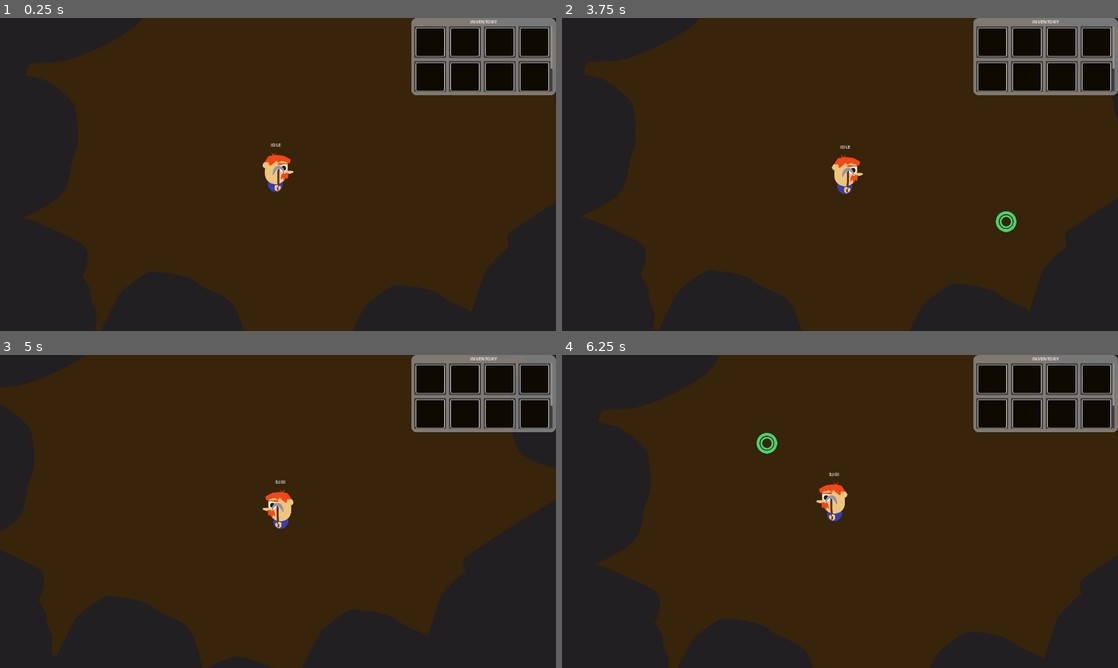
Above: before the commit, frames 1-4 (two rows, left to right).
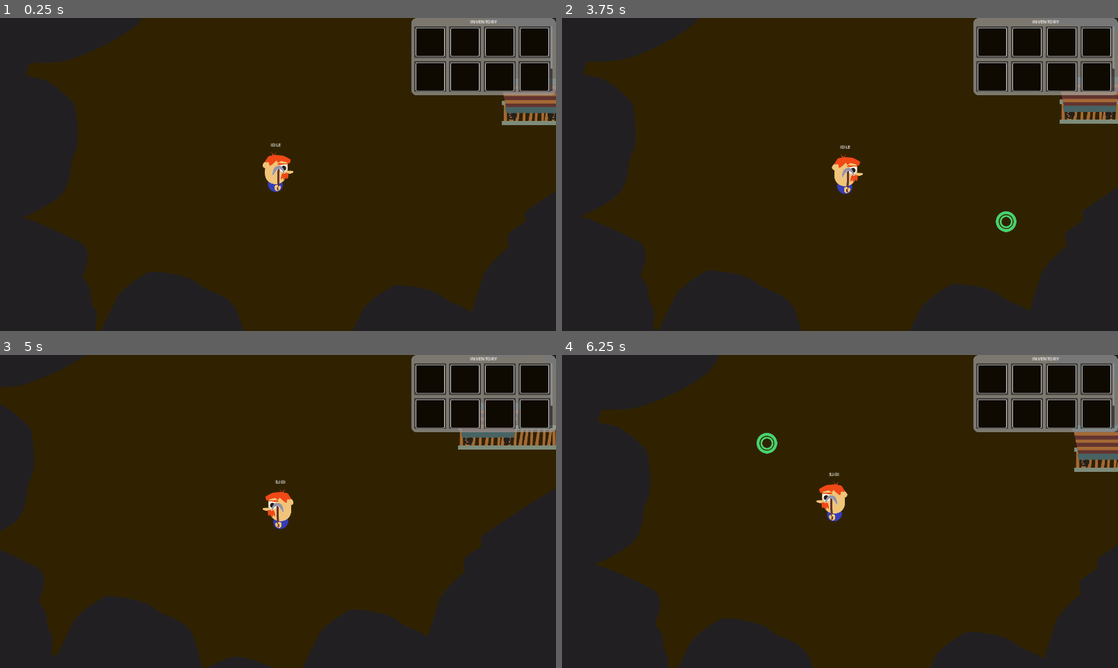
Above: after the commit, the same moments.

Repository: mathew-tran/Excavation
Game: Godot game, scene res://Scene/Hub.tscn
Same seed, same stepped clock (60 frames per second), same inputs: the game is played once before the commit and once after it.
Inputs (mouse positions are in pixels of both pictures, inside the frame that each line leads up to):
- Up to frame 1 (0.25 s): no input
- Up to frame 2 (3.75 s): tap Enter at 0.5, 3.5 s; move the mouse to (962, 158) at 0.52 s; hold H (clear_data) 0.53-1.28 s; tap Space at 1.25 s; move the mouse to (728, 190) at 1.27 s; click (728, 190) at 1.35 s; move the mouse to (895, 105) at 2.02 s; hold Right mouse button (right_click) 2.03-2.78 s; move the mouse to (812, 237) at 2.77 s; tap H (clear_data) at 2.85 s; move the mouse to (1006, 221) at 3.52 s; press the mouse at (1006, 221) at 3.53 s
- Up to frame 3 (5 s): move the mouse to (111, 464) at 4.27 s; release the mouse at (111, 464) at 4.28 s; right-click (111, 464) at 4.35 s
- Up to frame 4 (6.25 s): move the mouse to (867, 511) at 5.02 s; hold H (clear_data) 5.03-5.78 s; tap Space at 5.75 s; move the mouse to (756, 433) at 5.77 s; click (756, 433) at 5.85 s

The runs differ from the first frame. In frame 1, 0.9% of the frame differs, in the area x 90-100%, y 21-35%; in frame 2, 0.9%; in frame 3, 1.2%, in the area x 82-100%, y 17-36%; in frame 4, 0.9%.

Commit message:
add minecart

Diff:
--- a/Art/DwarfExample.svg
+++ b/Art/DwarfExample.svg
@@ -23,9 +23,9 @@
      inkscape:pagecheckerboard="0"
      inkscape:deskcolor="#d1d1d1"
      inkscape:document-units="mm"
-     inkscape:zoom="1.4342733"
-     inkscape:cx="209.86237"
-     inkscape:cy="284.116"
+     inkscape:zoom="0.70710678"
+     inkscape:cx="739.63369"
+     inkscape:cy="-130.81475"
      inkscape:window-width="1920"
      inkscape:window-height="1001"
      inkscape:window-x="-7"
@@ -447,6 +447,25 @@
      inkscape:label="Layer 1"
      inkscape:groupmode="layer"
      id="layer1">
+    <path
+       style="fill:#a46935;stroke-width:0.1;stroke-linecap:round"
+       d="m 173.78585,-25.532291 -0.13229,18.3885411 3.0427,-0.2645833 -0.26458,-17.7270828 z"
+       id="path27"
+       inkscape:export-filename="Blocking\Rail.png"
+       inkscape:export-xdpi="96"
+       inkscape:export-ydpi="96" />
+    <path
+       style="fill:#a46935;stroke-width:0.1;stroke-linecap:round"
+       d="m 178.57614,-24.976337 0.0935,17.1186129 4.02241,-0.093544 -1.77735,-17.7734239 z"
+       id="path30" />
+    <path
+       style="fill:#a46935;stroke-width:0.1;stroke-linecap:round"
+       d="m 186.99513,-25.350514 -3.08696,18.2411448 3.18051,-0.1870888 2.15151,-18.521778 z"
+       id="path31" />
+    <path
+       style="fill:#a46935;stroke-width:0.1;stroke-linecap:round"
+       d="m 191.85942,-25.25697 -1.02899,17.8669676 h 2.43216 l 0.93544,-18.8959556 z"
+       id="path34" />
     <path
        id="path74"
        style="fill:#49d26d;fill-opacity:1;stroke:none;stroke-width:0.4;stroke-linecap:round;stroke-dasharray:none"
@@ -880,5 +899,110 @@
        id="path75"
        style="fill:#49d26d;fill-opacity:1;stroke:none;stroke-width:0.634234;stroke-linecap:round;stroke-dasharray:none"
        d="m 101.59297,92.319484 a 9.3598682,9.3598682 0 0 0 -9.359686,9.359696 9.3598682,9.3598682 0 0 0 9.359686,9.359 …(285 unchanged characters)…
+    <path
+       style="fill:#211f21;stroke-width:0.1;stroke-linecap:round"
+       d="m 243.6646,-131.74585 c 1.5653,-4.17412 12.00061,-24.78387 -3.65236,-32.08859 -15.65297,-7.30472 -44.35009,-22.95769 -60.00306,-22.95769 -15.65297,0 -47.48068,21.91416 -49.04598,26.08828 -1.5653,4.17413 -8.34825,33.39301 -8.34825,39.13243 0,5.73943 5.73942,44.871856 5.73942,44.871856 0,0 42.26303,28.175352 48.00245,28.175352 5.73942,0 74.09074,-5.739424 75.13427,-8.870019 1.04353,-3.130595 7.30472,-41.741259 3.65236,-44.871849 -3.65236,-3.1306 -4.17413,-16.43562 -4.69589,-18.52269 -0.52177,-2.08706 -6.78296,-10.95708 -6.78296,-10.95708 z"
+       id="path21"
+       sodipodi:nodetypes="csssscssssc"
+       inkscape:export-filename="Blocking\Boulder2.png"
+       inkscape:export-xdpi="96"
+       inkscape:export-ydpi="96" />
+    <path
+       style="fill:#211f21;stroke-width:0.1;stroke-linecap:round"
+       d="m 345.93068,-163.83444 c 2.60884,-5.73942 41.2195,-16.6965 44.3501,-17.74003 3.13058,-1.04353 46.95892,8.87002 53.22009,10.43532 6.26118,1.56529 27.13183,19.30533 28.17535,23.47945 1.04354,4.17413 6.26121,32.34948 0,43.82832 -6.26118,11.478843 -1.04352,30.262413 -16.6965,41.741258 -15.65296,11.478847 -41.74125,22.957691 -53.74188,23.479458 -12.0006,0.521766 -48.00243,2.608828 -59.48129,-2.087063 -11.47885,-4.695891 -30.78417,-16.696504 -33.91477,-32.349476 -3.13058,-15.652974 7.30472,-74.612497 10.95708,-75.656027 3.65236,-1.04353 27.13182,-15.13121 27.13182,-15.13121 z"
+       id="path22"
+       sodipodi:nodetypes="csssssssssc"
+       inkscape:export-filename="Blocking\Boulder3.png"
+       inkscape:export-xdpi="96"
+       inkscape:export-ydpi="96" />
+    <path
+       style="fill:#211f21;stroke-width:0.1;stroke-linecap:round"
+       d="m 45.508332,-178.85832 c -10.583333,-6.35 -119.591665,-23.28334 -124.883332,-22.225 -5.291667,1.05833 -28.575,53.975 -26.45833,68.79166 2.11666,14.81667 0,38.099997 19.049997,47.624995 19.05,9.525 64.558333,14.816667 71.966667,14.816667 7.4083324,0 35.983331,10.583333 47.624998,-7.408334 11.641666,-17.991661 43.391661,-59.266658 38.099999,-75.141658 -5.291666,-15.875 -25.399999,-26.45833 -25.399999,-26.45833 z"
+       id="path23"
+       inkscape:export-filename="Blocking\Boulder1.png"
+       inkscape:export-xdpi="96"
+       inkscape:export-ydpi="96" />
+    <path
+       style="fill:#7e8c7a;stroke-width:0.1;stroke-linecap:round"
+       d="m 554.56666,-176.74166 c 0,0 -45.50834,59.26666 -44.45,70.90833 1.05833,11.641665 16.93333,53.974998 21.16666,56.091664 4.23334,2.116667 60.325,33.866666 71.96667,33.866666 11.64167,0 66.675,-20.108333 73.025,-45.508332 6.35,-25.4 12.7,-53.974998 -3.175,-74.083328 -15.875,-20.10833 -33.86667,-39.15833 -43.39167,-42.33333 -9.525,-3.175 -41.275,-5.29167 -45.50833,-5.29167 -4.23333,0 -29.63333,6.35 -29.63333,6.35 z"
+       id="path26"
+       inkscape:export-filename="Blocking\Boulder4.png"
+       inkscape:export-xdpi="96"
+       inkscape:export-ydpi="96" />
+    <path
+       style="fill:#a46935;stroke-width:0.1;stroke-linecap:round"
+       d="m 199.06235,-25.069881 -3.08696,18.2411448 3.18051,-0.1870888 2.15151,-18.521778 z"
+       id="path36" />
+    <path
+       style="fill:#a46935;stroke-width:0.1;stroke-linecap:round"
+       d="m 213.65527,-24.976337 -3.08696,18.2411451 3.18051,-0.1870888 2.15151,-18.5217783 z"
+       id="path37" />
+    <path
+       style="fill:#a46935;stroke-width:0.1;stroke-linecap:round"
+       d="m 230.02553,-25.163426 -3.08696,18.2411454 3.18051,-0.1870888 2.15151,-18.5217786 z"
+       id="path38" />
+    <path
+       style="fill:#a46935;stroke-width:0.1;stroke-linecap:round"
+       d="m 245.08617,-25.25697 -3.08696,18.2411451 3.18051,-0.1870888 2.15151,-18.5217783 z"
+       id="path39" />
+    <path
+       style="fill:#a46935;stroke-width:0.1;stroke-linecap:round"
+       d="m 256.1244,-25.25697 -3.08696,18.2411451 3.18051,-0.1870888 2.15151,-18.5217783 z"
+       id="path40" />
+    <path
+       style="fill:#a46935;stroke-width:0.1;stroke-linecap:round"
+       d="m 202.89765,-25.163426 -1.02899,17.8669679 h 2.43216 l 0.93544,-18.8959559 z"
+       id="path41" />
+    <path
+       style="fill:#a46935;stroke-width:0.1;stroke-linecap:round"
+       d="m 208.79094,-24.508616 -1.02899,17.8669682 h 2.43216 l 0.93544,-18.8959562 z"
+       id="path42" />
+    <path
+       style="fill:#a46935;stroke-width:0.1;stroke-linecap:round"
+       d="m 223.75803,-24.415072 -1.02899,17.8669685 h 2.43216 l 0.93544,-18.8959565 z"
+       id="path43" />
+    <path
+       style="fill:#a46935;stroke-width:0.1;stroke-linecap:round"
+       d="m 218.51955,-24.508616 -1.02899,17.8669682 h 2.43216 l 0.93544,-18.8959562 z"
+       id="path76" />
+    <path
+       style="fill:#a46935;stroke-width:0.1;stroke-linecap:round"
+       d="M 250.04399,-24.976338 249.015,-7.1093695 h 2.43216 l 0.93544,-18.8959565 z"
+       id="path77" />
+    <path
+       style="fill:#a46935;stroke-width:0.1;stroke-linecap:round"
+       d="m 238.63158,-24.695705 -1.02899,17.8669685 h 2.43216 l 0.93544,-18.8959565 z"
+       id="path78" />
+    <path
+       style="fill:#a46935;stroke-width:0.1;stroke-linecap:round"
+       d="m 234.6092,-24.882793 -3.08696,18.2411454 3.18051,-0.1870888 2.15151,-18.5217786 z"
+       id="path79" />
+    <rect
+       style="fill:#7e8c7a;stroke-width:0.1;stroke-linecap:round"
+       id="rect26"
+       width="89.429169"
+       height="3.96875"
+       x="171.97917"
+       y="-26.987499"
+       ry="0.64565217" />
+    <rect
+       style="fill:#7e8c7a;stroke-width:0.1;stroke-linecap:round"
+       id="rect27"
+       width="89.429169"
+       height="3.96875"
+       x="171.97917"
+       y="-8.7312489"
+       ry="0.64565217" />
+    <path
+       style="fill:#486363;stroke-width:0.1;stroke-linecap:round"
+       d="M 290.17452,-18.241145 V 8.8867117 h 4.86431 V -18.9895 Z"
+       id="path80"
+       inkscape:export-filename="Blocking\Gate.png"
+       inkscape:export-xdpi="96"
+       inkscape:export-ydpi="96" />
+    <path
+       style="fill:#486363;stroke-width:0.1;stroke-linecap:round"
+       d="m 290.17452,-19.8314 v -27.127856 h 4.86431 v 27.876211 z"
+       id="path81" />
   </g>
 </svg>
--- /dev/null
+++ b/Prefabs/Blocking/Gate.tscn
@@ -0,0 +1,11 @@
+[gd_scene load_steps=2 format=3 uid="uid://dixk1sgsiq68d"]
+
+[ext_resource type="Texture2D" uid="uid://bnqy553ej0c0m" path="res://Art/Blocking/Gate.png" id="1_2onsf"]
+
+[node name="Gate" type="StaticBody2D"]
+
+[node name="Sprite2D" type="Sprite2D" parent="."]
+texture = ExtResource("1_2onsf")
+
+[node name="CollisionPolygon2D" type="CollisionPolygon2D" parent="."]
+polygon = PackedVector2Array(-9, 105.5, -9, -105.5, 9, -105.5, 9, 105.5)
--- /dev/null
+++ b/Prefabs/Blocking/Minecart.tscn
@@ -0,0 +1,11 @@
+[gd_scene load_steps=2 format=3 uid="uid://cfk0rui35311t"]
+
+[ext_resource type="Texture2D" uid="uid://cqsdlsdmodw5y" path="res://Art/Blocking/MineCart.png" id="1_8qwx8"]
+
+[node name="Minecart" type="Area2D"]
+
+[node name="Sprite2D" type="Sprite2D" parent="."]
+texture = ExtResource("1_8qwx8")
+
+[node name="CollisionPolygon2D" type="CollisionPolygon2D" parent="."]
+polygon = PackedVector2Array(-111.5, -71.5, -111.5, -45.2, -109.5, -42.5, -104.2, -14.5, -103.2, -14.5, -96.3, 25, -96.9, 26.5, -99.1, 26.5, -95.5, 40.5, -95.5, 46.2, -90.5, 52.5, -89.3, 52.5, -88.5, 61.7, -88.5, 64.4, -80.5, 71.3, -57, 71.5, -48.5, 60.2, -48.5, 52.5, 48.5, 52.5, 48.5, 61.2, 56.9, 71.5, 81.1, 71.5, 85.4, 66.5, 86.7, 66.5, 89.5, 61, 89.5, 51.3, 91.3, 49.5, 93.3, 49.5, 95.3, 34.5, 97.3, 34.5, 94.5, 26.1, 94.5, 21.9, 105.5, -27.3, 105.5, -32.1, 110.9, -46.5, 111.5, -46.5, 111.5, -71.5)
--- /dev/null
+++ b/Prefabs/Blocking/Rail.tscn
@@ -0,0 +1,6 @@
+[gd_scene load_steps=2 format=3 uid="uid://4wt08pawg5m3"]
+
+[ext_resource type="Texture2D" uid="uid://co0dn3vft1lh7" path="res://Art/Blocking/Rail.png" id="1_1s1fs"]
+
+[node name="Rail" type="Sprite2D"]
+texture = ExtResource("1_1s1fs")
--- a/Scene/Hub.tscn
+++ b/Scene/Hub.tscn
@@ -1,20 +1,24 @@
-[gd_scene load_steps=6 format=3 uid="uid://cdsdbdlxtshha"]
+[gd_scene load_steps=9 format=3 uid="uid://cdsdbdlxtshha"]
 
 [ext_resource type="PackedScene" uid="uid://d1ig2bfgcjehm" path="res://Prefabs/Player.tscn" id="1_0waba"]
 [ext_resource type="PackedScene" uid="uid://dwrw4xt53lac8" path="res://Prefabs/Blocking/Boulder1.tscn" id="2_4esxx"]
 [ext_resource type="PackedScene" uid="uid://c7f7eol1o8f1t" path="res://Prefabs/Blocking/Boulder2.tscn" id="2_lht2q"]
 [ext_resource type="PackedScene" uid="uid://c3jrdvsowvmi" path="res://Prefabs/Blocking/Boulder3.tscn" id="3_5kge5"]
 [ext_resource type="PackedScene" uid="uid://djhdjtw1ljfl2" path="res://Prefabs/Blocking/Boulder4.tscn" id="4_7udps"]
+[ext_resource type="PackedScene" uid="uid://4wt08pawg5m3" path="res://Prefabs/Blocking/Rail.tscn" id="5_xv7fs"]
+[ext_resource type="PackedScene" uid="uid://dixk1sgsiq68d" path="res://Prefabs/Blocking/Gate.tscn" id="7_biec1"]
+[ext_resource type="PackedScene" uid="uid://cfk0rui35311t" path="res://Prefabs/Blocking/Minecart.tscn" id="8_a3vq5"]
 
 [node name="Node2D" type="Node2D"]
 
 [node name="Environment" type="Node2D" parent="."]
 
-[node name="Boulder1" parent="Environment" instance=ExtResource("2_4esxx")]
-position = Vector2(2183, 226)
-
 [node name="Boulder8" parent="Environment" instance=ExtResource("2_4esxx")]
 position = Vector2(2035, 788)
+rotation = -0.725749
+
+[node name="Boulder30" parent="Environment" instance=ExtResource("2_4esxx")]
+position = Vector2(2096, 712)
 rotation = -0.725749
 
 [node name="Boulder22" parent="Environment" instance=ExtResource("2_4esxx")]
@@ -23,6 +27,10 @@
 
 [node name="Boulder13" parent="Environment" instance=ExtResource("2_4esxx")]
 position = Vector2(2181, -218)
+rotation = -0.725749
+
+[node name="Boulder29" parent="Environment" instance=ExtResource("2_4esxx")]
+position = Vector2(2264, -88)
 rotation = -0.725749
 
 [node name="Boulder2" parent="Environment" instance=ExtResource("2_lht2q")]
@@ -118,5 +126,26 @@
 position = Vector2(2655, -253)
 scale = Vector2(1.30814, 1.30243)
 
+[node name="Rail" parent="Environment" instance=ExtResource("5_xv7fs")]
+position = Vector2(1840, 336)
+
+[node name="Rail2" parent="Environment" instance=ExtResource("5_xv7fs")]
+position = Vector2(2160, 336)
+
+[node name="Rail3" parent="Environment" instance=ExtResource("5_xv7fs")]
+position = Vector2(2480, 336)
+
+[node name="Rail4" parent="Environment" instance=ExtResource("5_xv7fs")]
+position = Vector2(2808, 336)
+
+[node name="Rail5" parent="Environment" instance=ExtResource("5_xv7fs")]
+position = Vector2(3136, 336)
+
 [node name="Player" parent="." instance=ExtResource("1_0waba")]
 position = Vector2(898, 548)
+
+[node name="Gate" parent="." instance=ExtResource("7_biec1")]
+position = Vector2(2144, 336)
+
+[node name="Minecart" parent="." instance=ExtResource("8_a3vq5")]
+position = Vector2(1776, 288)
--- a/project.godot
+++ b/project.godot
@@ -52,4 +52,4 @@
 
 [rendering]
 
-environment/defaults/default_clear_color=Color(0.215082, 0.142475, 0.040688, 1)
+environment/defaults/default_clear_color=Color(0.18673, 0.133439, 0.00594574, 1)
Binary file added: Art/Blocking/Gate.png
Not shown, added: Art/Blocking/Gate.png.import
Binary file added: Art/Blocking/MineCart.png
Not shown, added: Art/Blocking/MineCart.png.import
Binary file added: Art/Blocking/Rail.png
Not shown, added: Art/Blocking/Rail.png.import
